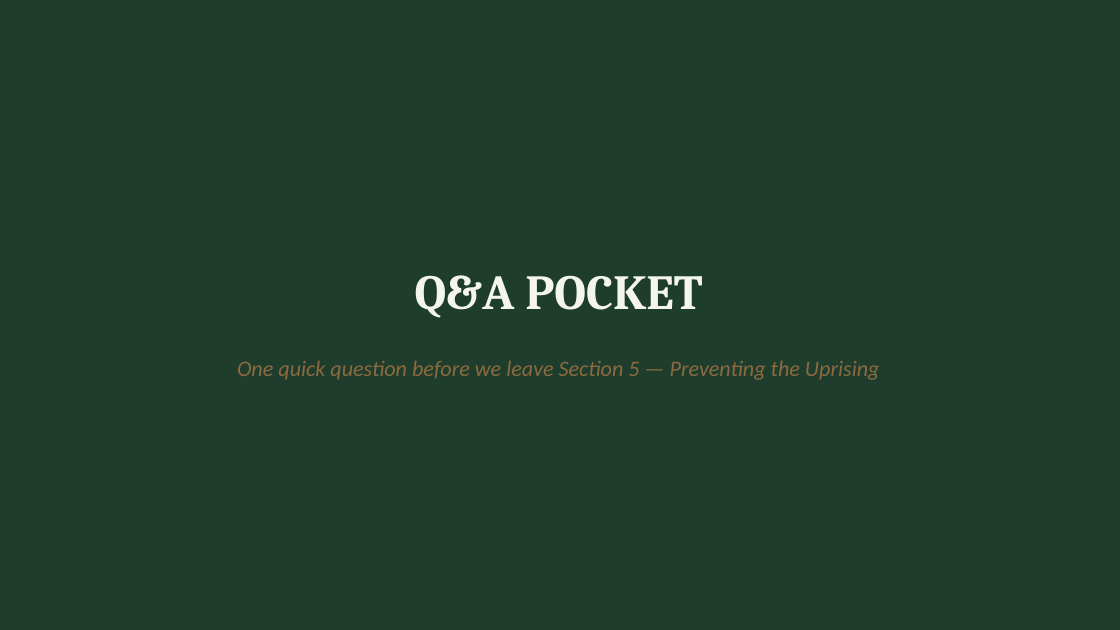
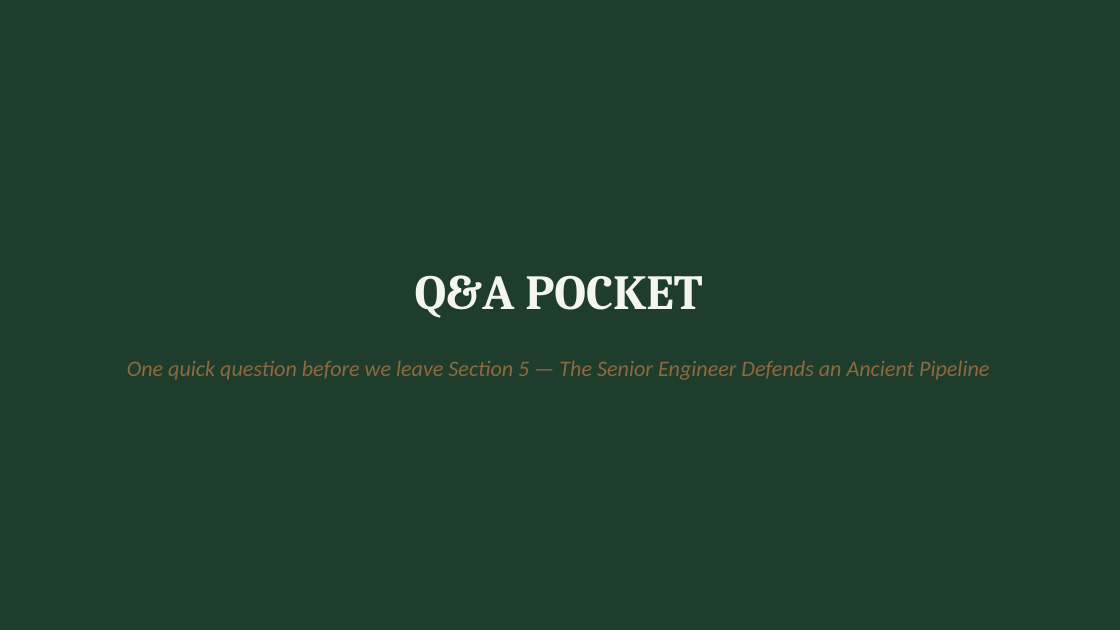
Before and after one commit to neumann1990/Azure_DevOps_To_GitHub, a slide deck: slide 43 of presentation/azure-devops-to-github-the-great-migration-FULL-DECK.pptx. Drawn at 1120x630 pixels with LibreOffice and Linux fonts; fonts in the diff are those of the drawing. Boxes give left, top, right and bottom in pixels: in the first picture for what was removed or moved away, otherwise in the second. Text is boxed around its words. In the diff, an @@ line names an element or a change of style, - is before the commit and + after.

```diff
--- a/presentation/azure-devops-to-github-the-great-migration-FULL-DECK.pptx
+++ b/presentation/azure-devops-to-github-the-great-migration-FULL-DECK.pptx
@@ text at (x1=127, y1=360, x2=989, y2=380): text changed @@
-One quick question before we leave Section 5 — Preventing the Uprising
+One quick question before we leave Section 5 — The Senior Engineer Defends an Ancient Pipeline
```
Also in this commit, not shown: 13 other slides changed.
